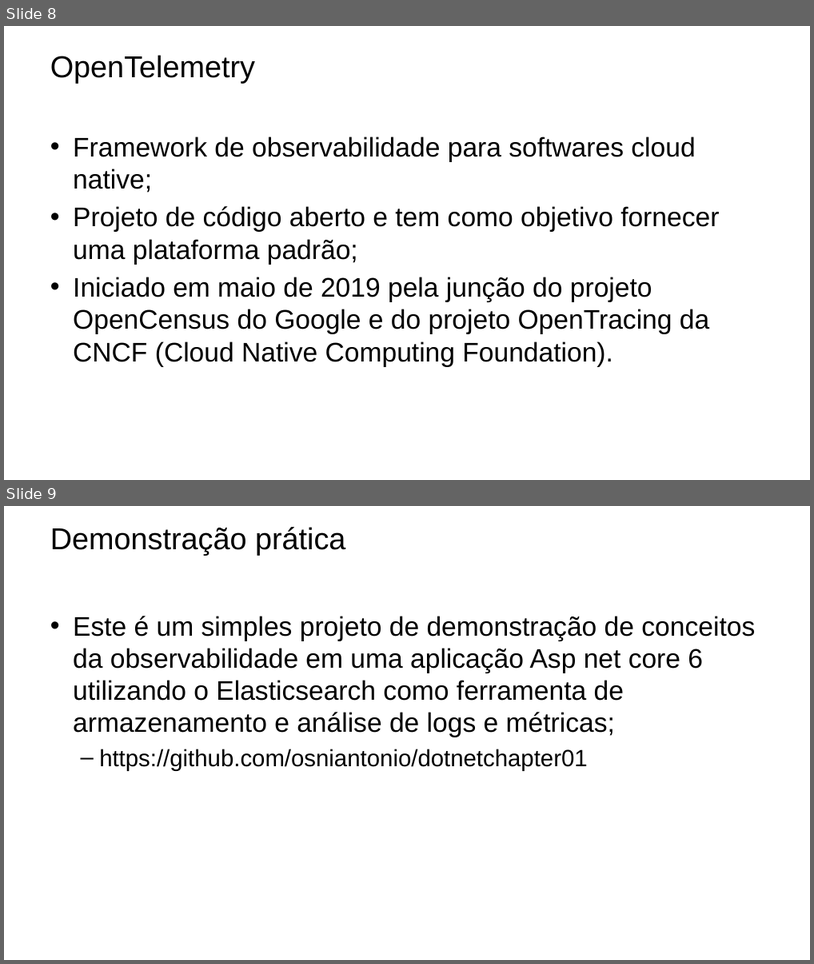
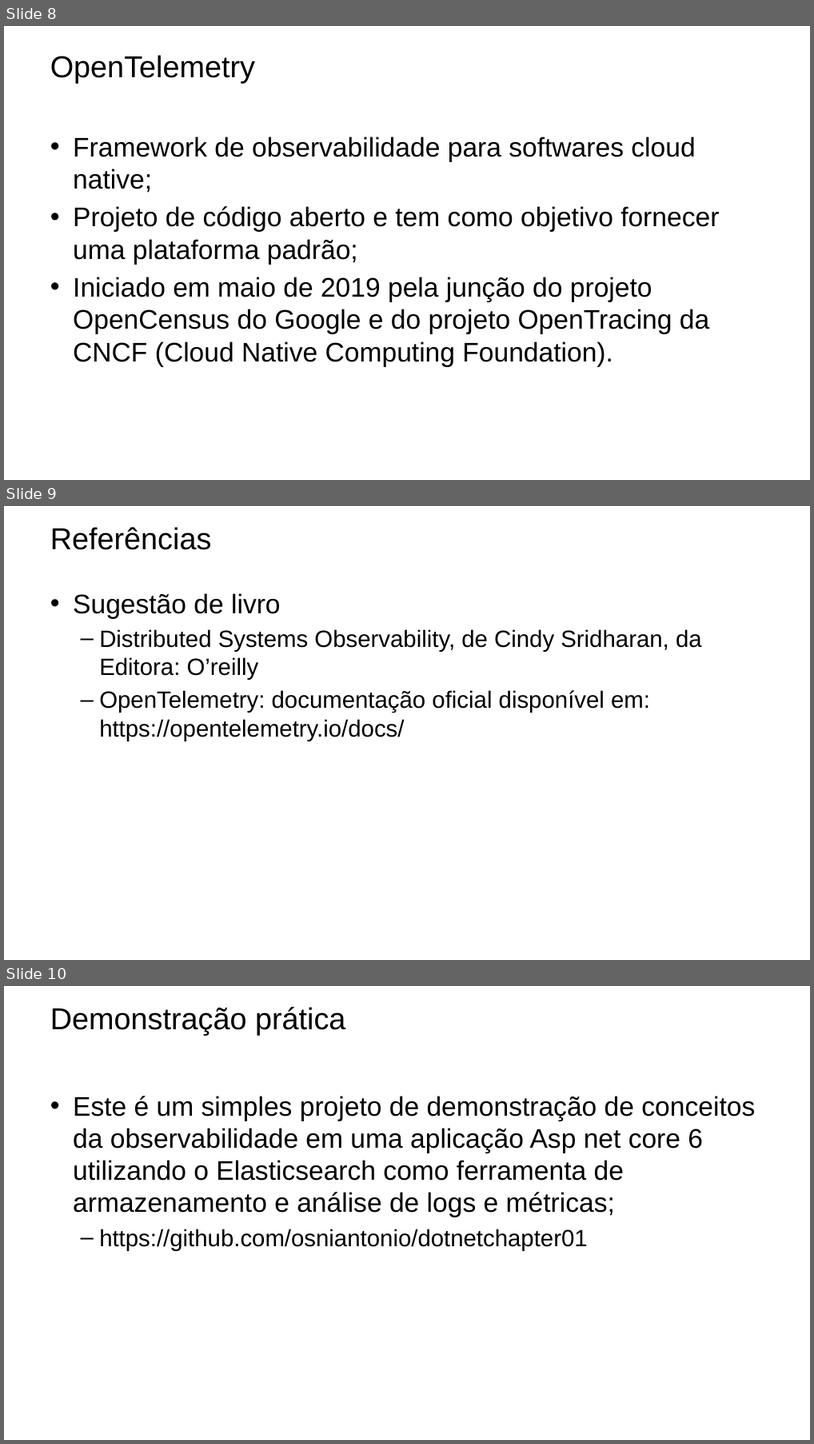
Before and after one commit to osniantonio/dotnetchapter01, a slide deck: ObservabilidadeDotnet.pptx. Shown one above the other, each under a label of ours: slides 8 and 9 before the commit, slides 8, 9 and 10 after it. The pictures are 814x964 and 814x1444 pixels, drawn with LibreOffice and Linux fonts; fonts in the diff are those of the drawing; background and template pictures are left out. Boxes give left, top, right and bottom in pixels: in the first picture for what was removed or moved away, otherwise in the second. Text is boxed around its words. In the diff, an @@ line names an element or a change of style, - is before the commit and + after.

Commit message:
Adicionadas referências na apresentação

```diff
--- a/ObservabilidadeDotnet.pptx
+++ b/ObservabilidadeDotnet.pptx
@@ slide 9 added at [4,506,810,960], background picture (left out) @@
@@ title added at [50,527,212,550], 36 pt, text #000000 @@
+Referências
@@ text added at [73,593,702,741], 28 pt, text #000000 @@
+• Sugestão de livro
+  – Distributed Systems Observability, de Cindy Sridharan, da Editora: O’reilly
+  – OpenTelemetry: documentação oficial disponível em: https://opentelemetry.io/docs/
@@ what was slide 9 is now slide 10 @@
```
